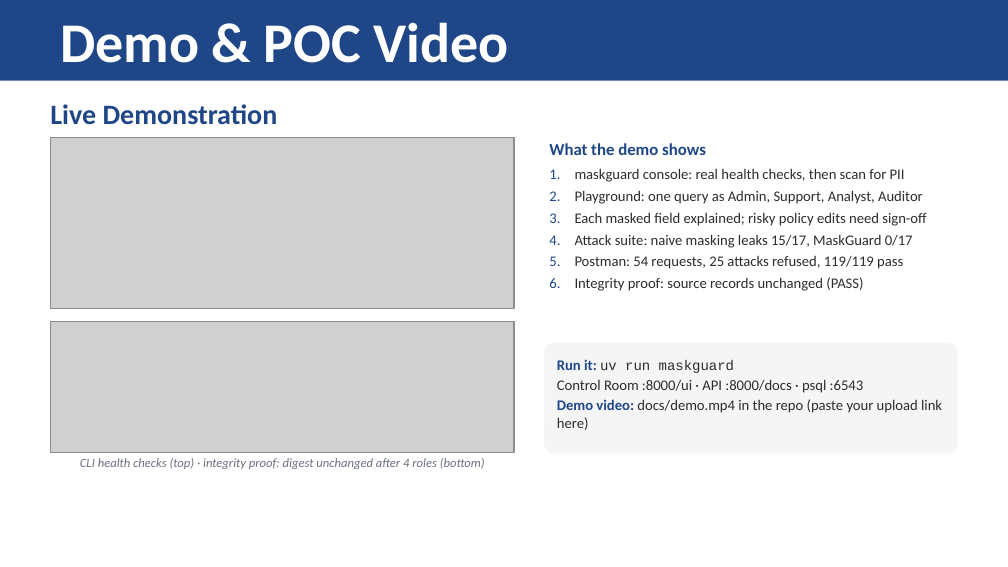
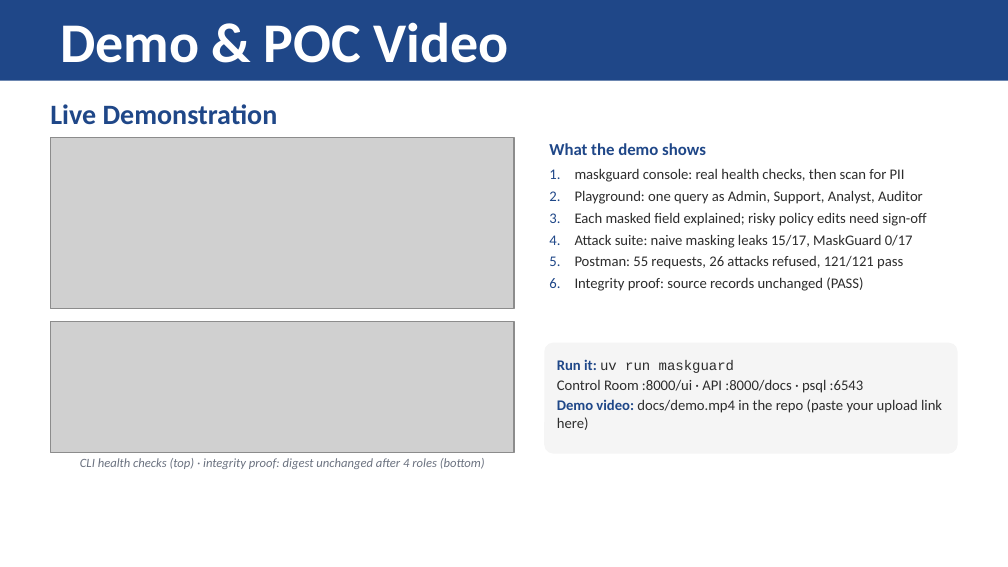
Before and after one commit to hotaro6754/mask, a slide deck: slide 7 of docs/MaskGuard_Round1_Submission.pptx. Drawn at 1008x567 pixels with LibreOffice and Linux fonts; fonts in the diff are those of the drawing; grey boxes stand for pictures. Boxes give left, top, right and bottom in pixels: in the first picture for what was removed or moved away, otherwise in the second. Text is boxed around its words. In the diff, an @@ line names an element or a change of style, - is before the commit and + after.

```diff
--- a/docs/MaskGuard_Round1_Submission.pptx
+++ b/docs/MaskGuard_Round1_Submission.pptx
@@ text at <box>575,256,903,269</box>: text changed @@
-5. Postman: 54 requests, 25 attacks refused, 119/119 pass
+5. Postman: 55 requests, 26 attacks refused, 121/121 pass
```
Also in this commit, not shown: 1 other slide changed, 19 other files.
